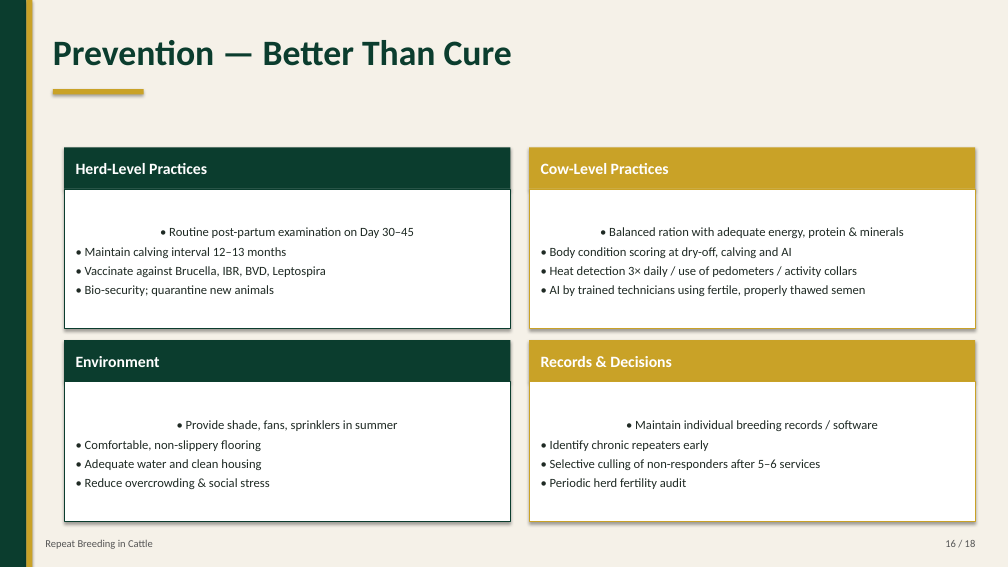
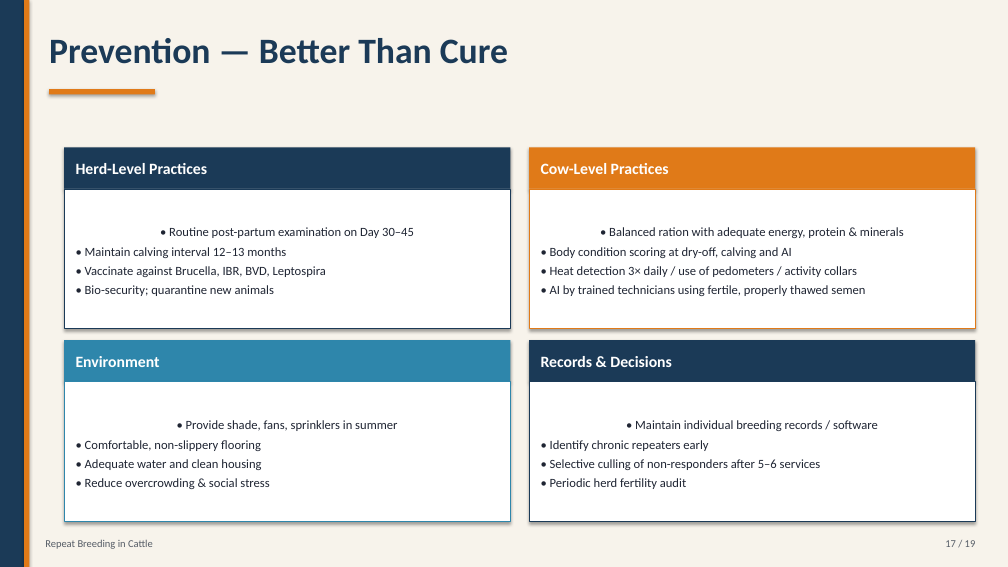
Before and after one commit to shumonlaskar9-cell/MAIN-KIRO, a slide deck: slide 17 of Repeat_Breeding.pptx (slide 16 before the commit). Drawn at 1008x567 pixels with LibreOffice and Linux fonts; fonts in the diff are those of the drawing. Boxes give left, top, right and bottom in pixels: in the first picture for what was removed or moved away, otherwise in the second. Text is boxed around its words. In the diff, an @@ line names an element or a change of style, - is before the commit and + after.

Commit message:
Refresh deck: navy/amber theme, 5 photos, buffalo-specific slide

```diff
--- a/Repeat_Breeding.pptx
+++ b/Repeat_Breeding.pptx
@@ rectangle at (x1=0, y1=0, x2=24, y2=567): fill #0B3D2E to #1B3A57 @@
@@ rectangle at (x1=0, y1=0, x2=1008, y2=567): fill #F5F1E8 to #F7F3EB @@
@@ rectangle moved from (x1=26, y1=0, x2=33, y2=567) to (x1=24, y1=0, x2=29, y2=567) @@
@@ text "Prevention — Better Than Cure" at (x1=49, y1=38, x2=508, y2=64): text colour #0B3D2E to #1B3A57 @@
@@ fill #C9A227 to #E07A18 in 3 elements at (x1=529, y1=147, x2=975, y2=189), (x1=24, y1=0, x2=29, y2=567), (x1=49, y1=89, x2=155, y2=95) @@
@@ rectangle resized from (x1=53, y1=89, x2=144, y2=95) to (x1=49, y1=89, x2=155, y2=95) @@
@@ rectangle "Herd-Level Practices" at (x1=64, y1=147, x2=510, y2=189): fill #0B3D2E to #1B3A57 @@
@@ rectangle "• Routine post-partum examination on ..." at (x1=64, y1=189, x2=510, y2=329): text colour #1F2A24 to #1F2533; outline #0B3D2E 0.75 pt to #1B3A57 0.75 pt @@
@@ rectangle "• Balanced ration with adequate ..." at (x1=529, y1=189, x2=975, y2=329): text colour #1F2A24 to #1F2533; outline #C9A227 0.75 pt to #E07A18 0.75 pt @@
@@ rectangle "Environment" at (x1=64, y1=340, x2=510, y2=382): fill #0B3D2E to #2E86AB @@
@@ rectangle "Records & Decisions" at (x1=529, y1=340, x2=975, y2=382): fill #C9A227 to #1B3A57 @@
@@ rectangle "• Provide shade, fans, sprinklers ..." at (x1=64, y1=382, x2=510, y2=522): text colour #1F2A24 to #1F2533; outline #0B3D2E 0.75 pt to #2E86AB 0.75 pt @@
@@ rectangle "• Maintain individual breeding records ..." at (x1=529, y1=382, x2=975, y2=522): text colour #1F2A24 to #1F2533; outline #C9A227 0.75 pt to #1B3A57 0.75 pt @@
@@ text "Repeat Breeding in Cattle" at (x1=45, y1=540, x2=153, y2=549): text colour #555555 to #555C66 @@
@@ text at (x1=945, y1=540, x2=976, y2=547): text changed; text colour #555555 to #555C66 @@
-16 / 18
+17 / 19
```
Also in this commit, not shown: 17 other slides changed, 1 slide added, 6 other files.
